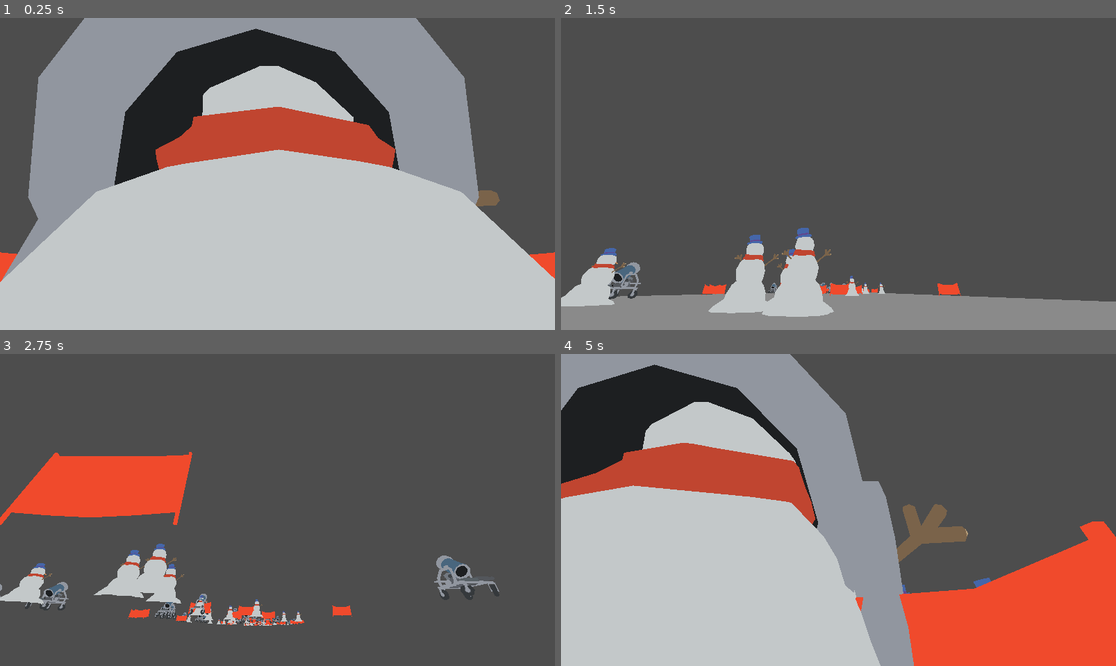
Above: before the commit, frames 1-4 (two rows, left to right).
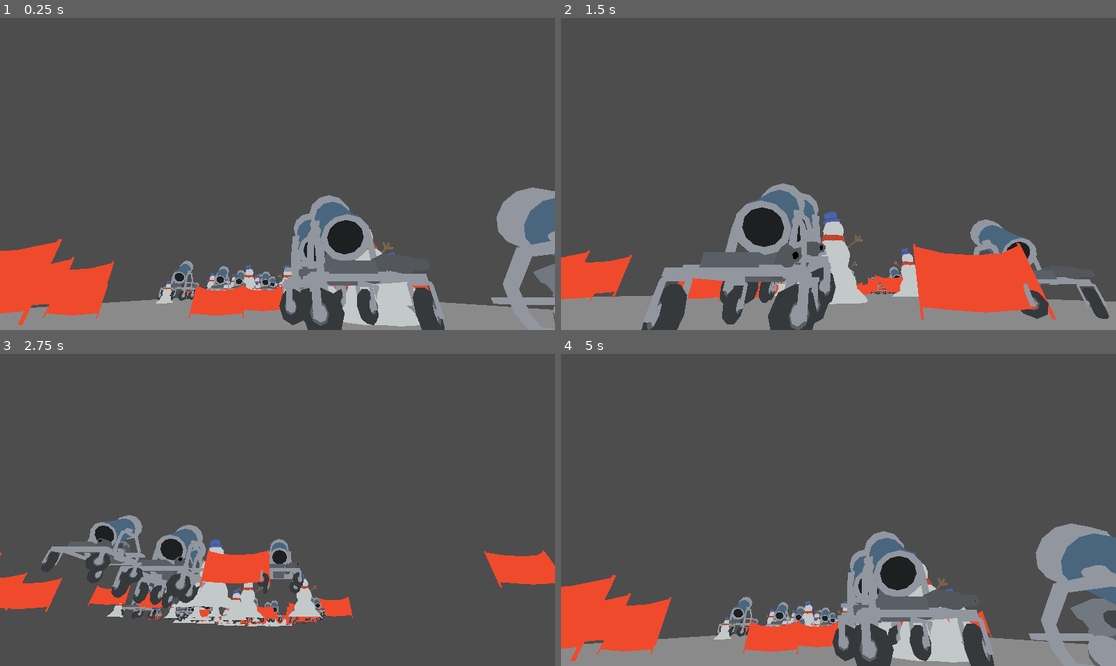
Above: after the commit, the same moments.

Repository: AuroraEchoes/GameJamTechFest2025
Game: Godot game, scene res://scenes/Hill.tscn
Two runs of this game, one before a commit and one after it. Both use one fixed random seed, a clock stepped at 60 frames per second and the inputs below.
Inputs:
- Up to frame 1 (0.25 s): no input
- Up to frame 2 (1.5 s): tap Enter at 0.5 s; hold Right (ui_right) 0.53-1.28 s; hold Down (ui_down) from 1.28 s (still down)
- Up to frame 3 (2.75 s): release Down (ui_down) at 2.03 s; hold Right (ui_right) from 2.03 s (still down)
- Up to frame 4 (5 s): release Right (ui_right) at 2.78 s; hold Up (ui_up) 2.78-3.53 s; hold Left (ui_left) from 3.53 s (still down)

The runs differ from the first frame. In frame 1, 83% of the frame differs, in the area x 0-100%, y 0-100%; in frame 2, 17%; in frame 3, 16%; in frame 4, 69%.

Commit message:
Rework terrain system

Diff:
--- a/scenes/Hill.tscn
+++ b/scenes/Hill.tscn
@@ -1,8 +1,24 @@
-[gd_scene load_steps=5 format=3 uid="uid://bsqhw71hvla0j"]
+[gd_scene load_steps=9 format=3 uid="uid://bsqhw71hvla0j"]
 
 [ext_resource type="Script" uid="uid://73jvafemvb6q" path="res://scripts/hill_manager.gd" id="1_mmd5o"]
 [ext_resource type="PackedScene" uid="uid://da3r8egurnvdb" path="res://scenes/TerrainChunk.tscn" id="2_durle"]
 [ext_resource type="Script" uid="uid://ce0esdu53yin" path="res://scripts/flycam.gd" id="3_wu28h"]
+
+[sub_resource type="Curve" id="Curve_wu28h"]
+_data = [Vector2(0.0118044, 0.482891), 0.0, 0.0, 0, 0, Vector2(0.974705, 0.972198), 0.0, 0.0, 0, 0]
+point_count = 2
+
+[sub_resource type="Curve" id="Curve_ug7ey"]
+_data = [Vector2(0, 0), 0.0, 0.0, 0, 0, Vector2(1, 0.495865), 0.0, 0.0, 0, 0]
+point_count = 2
+
+[sub_resource type="Curve" id="Curve_1kr3l"]
+_data = [Vector2(0, 0.347591), 0.0, 0.0, 0, 0, Vector2(1, 0.63302), 0.0, 0.0, 0, 0]
+point_count = 2
+
+[sub_resource type="Curve" id="Curve_8r5dw"]
+_data = [Vector2(0.00168634, 0.267893), 0.0, 0.0, 0, 0, Vector2(0.996627, 0.33091), 0.0, 0.0, 0, 0]
+point_count = 2
 
 [sub_resource type="Environment" id="Environment_wu28h"]
 background_mode = 2
@@ -13,6 +29,11 @@
 script = ExtResource("1_mmd5o")
 angle = 30.0
 chunk_scene = ExtResource("2_durle")
+max_obstacles_per_chunk = 15
+obstacle_base_scale = SubResource("Curve_wu28h")
+obstacle_scale_variance = SubResource("Curve_ug7ey")
+obstacle_density = SubResource("Curve_1kr3l")
+obstacle_density_variance = SubResource("Curve_8r5dw")
 
 [node name="Camera3D" type="Camera3D" parent="."]
 transform = Transform3D(-1, 0, -8.74228e-08, 0, 1, 0, 8.74228e-08, 0, -1, 0, 1, 0)
--- a/scenes/TerrainChunk.tscn
+++ b/scenes/TerrainChunk.tscn
@@ -9,21 +9,18 @@
 [sub_resource type="Resource" id="Resource_ujd5a"]
 script = ExtResource("2_34gou")
 probability_weight = 5
-scale_range = 1.0
 scene = ExtResource("3_a21ai")
 metadata/_custom_type_script = "uid://d1gj46hswg3pu"
 
 [sub_resource type="Resource" id="Resource_rpluw"]
 script = ExtResource("2_34gou")
 probability_weight = 4
-scale_range = 2.0
 scene = ExtResource("4_34gou")
 metadata/_custom_type_script = "uid://d1gj46hswg3pu"
 
 [sub_resource type="Resource" id="Resource_6ui3r"]
 script = ExtResource("2_34gou")
 probability_weight = 5
-scale_range = 2.0
 scene = ExtResource("5_dhhup")
 metadata/_custom_type_script = "uid://d1gj46hswg3pu"
 
--- a/scripts/hill_manager.gd
+++ b/scripts/hill_manager.gd
@@ -1,9 +1,23 @@
 extends Node3D
+class_name HillManager
 
 var player_pos: Vector3
 var chunks: Array[TerrainChunk]
+var chunks_generated_count: int = 0
+var scale_to_max_completion: float = 0.0
 @export var angle: float = -30
 @export var chunk_scene: PackedScene
+
+@export_category("Difficulty Scaling")
+@export var min_obstacles_per_chunk: int = 5
+@export var max_obstacles_per_chunk: int = 20
+@export var min_scale: float = 0.6
+@export var max_scale: float = 4.0
+@export var chunks_to_scale_to_max: int = 15
+@export var obstacle_base_scale: Curve
+@export var obstacle_scale_variance: Curve
+@export var obstacle_density: Curve
+@export var obstacle_density_variance: Curve
 
 # Z+ is fowards (down)
 
@@ -13,15 +27,18 @@
 
 func spawn_chunk() -> void:
 	var chunk: TerrainChunk = chunk_scene.instantiate() as TerrainChunk
-	chunk.generate()
+	add_child(chunk)
+	chunk.generate(self)
 	chunk.rotate_x(deg_to_rad(angle))
 	if !chunks.is_empty():
 		var prev_chunk: TerrainChunk = chunks.back()
-		var z_diff = prev_chunk.terrain_size.y / 2 + chunk.terrain_size.y / 2
+		var z_diff = prev_chunk.terrain_size.y / 2
 		var y_diff = -z_diff * tan(deg_to_rad(angle))
+		print("z_diff: " + str(z_diff) + " y_diff: " + str(y_diff))
 		var next_chunk_pos = prev_chunk.position + Vector3(0, y_diff, z_diff)
 		chunk.position = next_chunk_pos
 	chunks.push_back(chunk)
-	add_child(chunk)
+	chunks_generated_count += 1
+	scale_to_max_completion = float(chunks_generated_count) / float(chunks_to_scale_to_max)
 
 # TODO: Despawn chunks which are behind
--- a/scripts/terrain_chunk.gd
+++ b/scripts/terrain_chunk.gd
@@ -2,15 +2,49 @@
 class_name TerrainChunk
 
 @export var obstacles: Array[TerrainObstacle]
+@export var min_obstacles_per_chunk: int = 5
 @onready var terrain_base: MeshInstance3D = $"Terrain"
 var terrain_size: Vector2
 
 func _ready() -> void:
 	terrain_size = (terrain_base.mesh as PlaneMesh).size
-	generate()
 
-func generate() -> void:
-	# TODO: Should probably be some terrain density parameter
+func generate(hill_params: HillManager) -> void:
+	# (Claimed position centre, scale (leave free radius))
+	var claimed_positions: Dictionary[Vector3, float] = {}
+	# Don’t ask me to explain this
+	# I can’t do it
+	var completion = hill_params.scale_to_max_completion
+	var obst_density_sample = hill_params.obstacle_density.sample(completion)
+	var obst_variance_sample = hill_params.obstacle_density_variance.sample(completion)
+	var obst_variance = randf_range(-obst_variance_sample, obst_variance_sample)
+	var obst_density = obst_density_sample + obst_variance
+	var num_obstacles = lerpf(hill_params.min_obstacles_per_chunk, hill_params.max_obstacles_per_chunk, obst_density)
+	for i in range(num_obstacles):
+		var scale_base_sample = hill_params.obstacle_base_scale.sample(completion)
+		var scale_variance_sample = hill_params.obstacle_scale_variance.sample(completion)
+		var scale_variance = randf_range(-scale_variance_sample, scale_variance_sample)
+		var relative_scale = scale_base_sample + scale_variance
+		var obst_scale = lerpf(hill_params.min_scale, hill_params.max_scale, relative_scale)
+		var obstacle = select_obstacle()
+		var spawn_pos_valid: bool = false
+		var spawn_pos: Vector3
+		# Dumb loop until we have a valid spawn point
+		while !spawn_pos_valid:
+			spawn_pos = Vector3(
+				randf_range(-terrain_size.x / 2, terrain_size.x / 2),
+				0,
+				randf_range(-terrain_size.y / 2, terrain_size.y / 2)
+			)
+			spawn_pos_valid = true
+			for pos in claimed_positions:
+				var pos_radius = claimed_positions[pos]
+				spawn_pos_valid = pos.distance_to(spawn_pos) > pos_radius and spawn_pos_valid
+		var scene = obstacle.scene.instantiate() as Node3D
+		scene.position = spawn_pos
+		scene.scale = Vector3(obst_scale, obst_scale, obst_scale)
+		add_child(scene)
+
 	for i in range(10):
 		var obstacle = select_obstacle()
 		# TODO: check for overlapping
--- a/scripts/terrain_obstacle.gd
+++ b/scripts/terrain_obstacle.gd
@@ -2,5 +2,4 @@
 class_name TerrainObstacle
 
 @export var probability_weight: int
-@export var scale_range: float
 @export var scene: PackedScene
